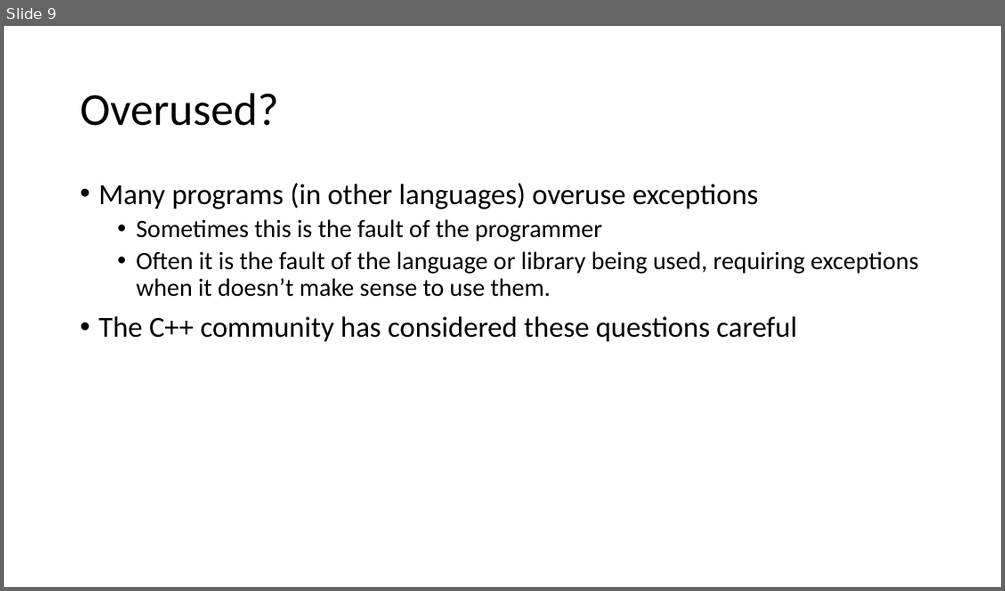
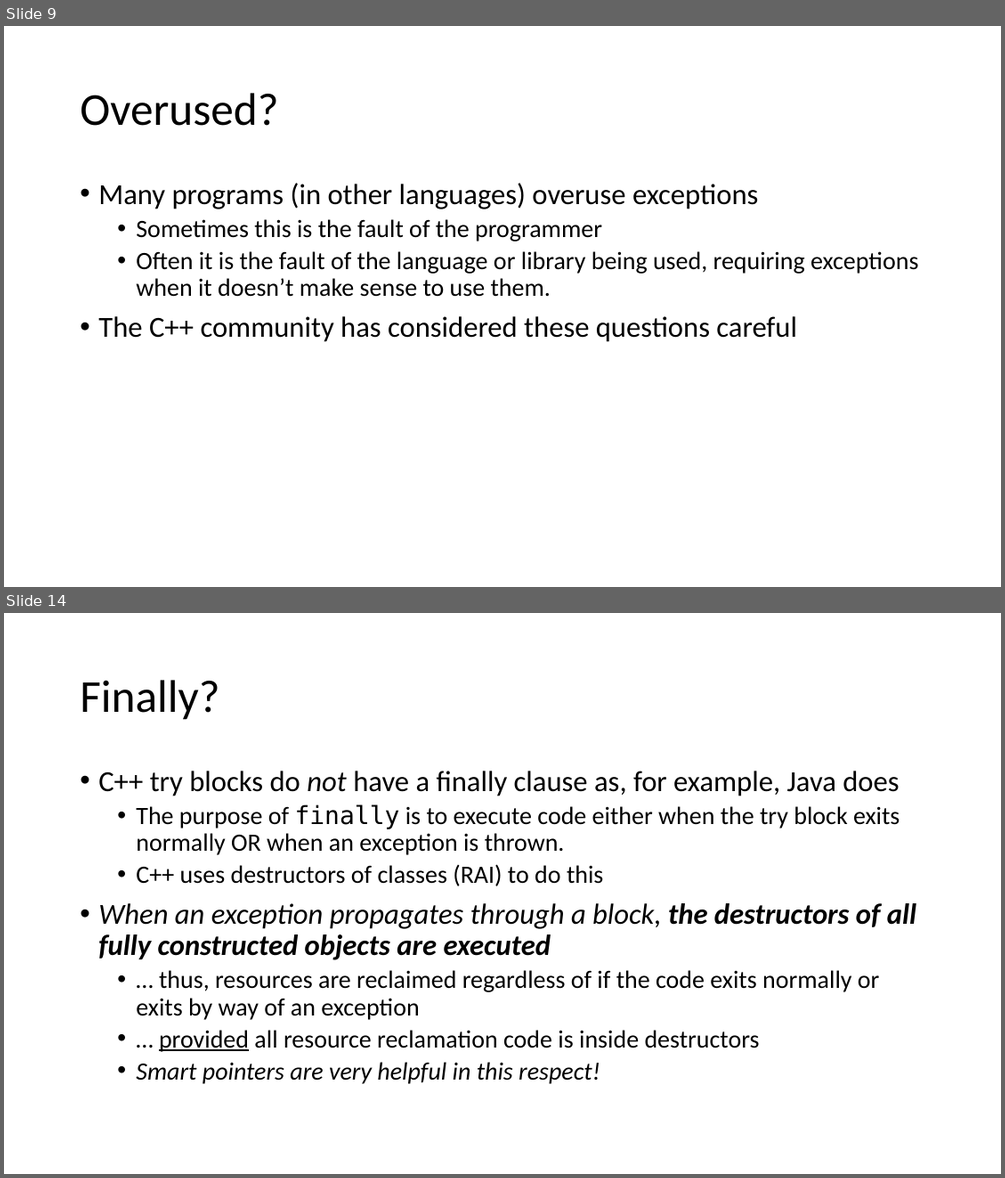
Before and after one commit to pchapin/cpp, a slide deck: Presentations/Exceptions.pptx. Shown one above the other, each under a label of ours: slide 9 before the commit, slides 9 and 14 after it; the slides between them are not shown. The pictures are 1005x591 and 1005x1178 pixels, drawn with LibreOffice and Linux fonts; fonts in the diff are those of the drawing. Boxes give left, top, right and bottom in pixels: in the first picture for what was removed or moved away, otherwise in the second. Text is boxed around its words. In the diff, an @@ line names an element or a change of style, - is before the commit and + after.

Commit message:
Updates to the exceptions presentation.

```diff
--- a/Presentations/Exceptions.pptx
+++ b/Presentations/Exceptions.pptx
@@ slide 14 added at [4, 613, 1001, 1174], background #FFFFFF @@
@@ title added at [80, 680, 219, 720], 44 pt, text #000000 @@
+Finally?
@@ text added at [98, 771, 916, 1084], 24 pt, text #000000 @@
+• C++ try blocks do not have a finally clause as, for example, Java does
+  • The purpose of finally is to execute code either when the try block exits normally OR when an exception is thrown.
+  • C++ uses destructors of classes (RAI) to do this
+• When an exception propagates through a block, the destructors of all fully constructed objects are executed
+  • … thus, resources are reclaimed regardless of if the code exits normally or exits by way of an exception
+  • … provided all resource reclamation code is inside destructors
+  • Smart pointers are very helpful in this respect!
```
Also in this commit, not shown: 1 slide changed, 16 other slides added.
